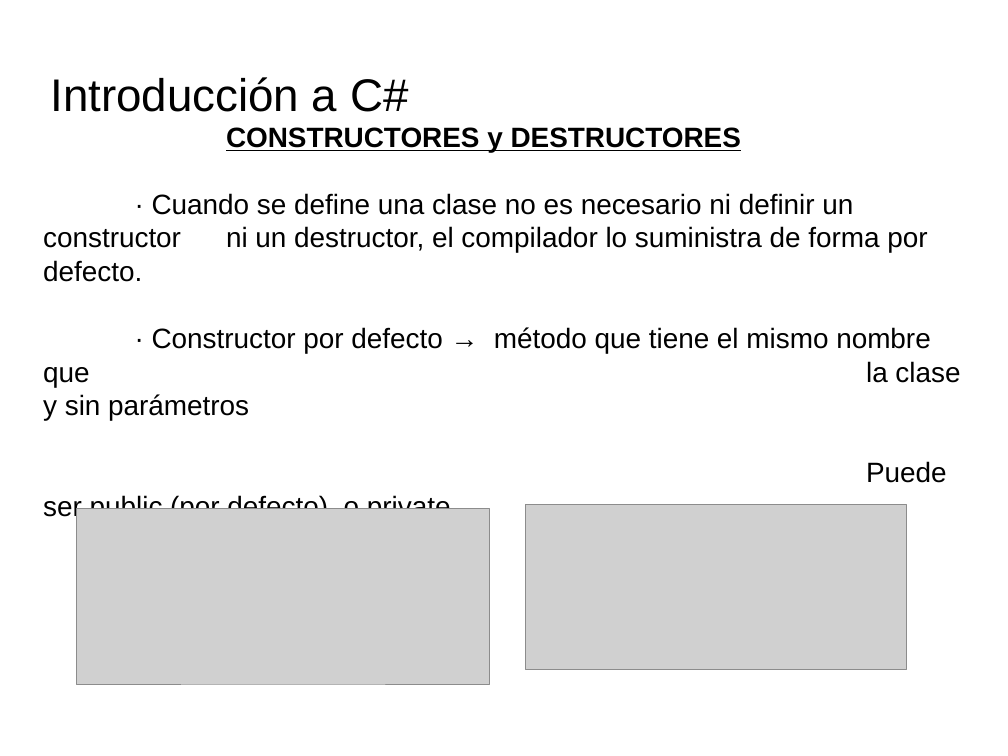
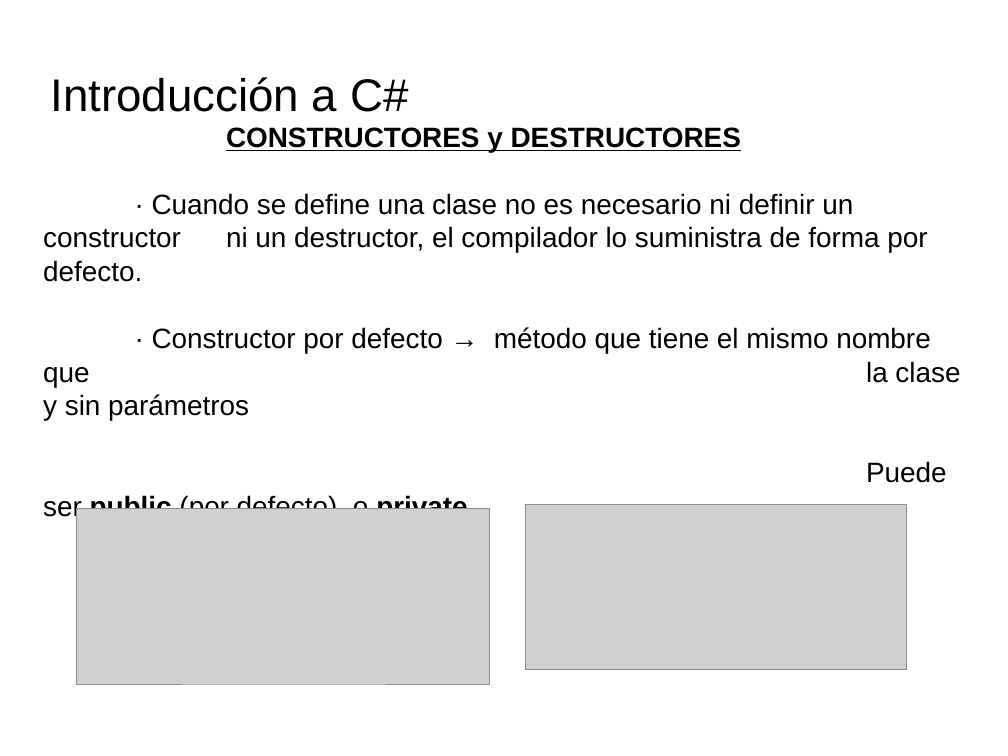
Before and after one commit to videojuegos-abastos/PMV, a slide deck: slide 7 of te/Tema 4 (Chema)/t4.2.- Definiendo clases.odp. Drawn at 1008x756 pixels with LibreOffice and Linux fonts; fonts in the diff are those of the drawing; grey boxes stand for pictures; background and template pictures are left out. Boxes give left, top, right and bottom in pixels: in the first picture for what was removed or moved away, otherwise in the second. Text is boxed around its words. In the diff, an @@ line names an element or a change of style, - is before the commit and + after.

```diff
--- a/te/Tema 4 (Chema)/t4.2.- Definiendo clases.odp
+++ b/te/Tema 4 (Chema)/t4.2.- Definiendo clases.odp
@@ text at [43, 461, 947, 521]: bold on in "public private" @@
```
Also in this commit, not shown: 3 other slides changed, 5 other files.
